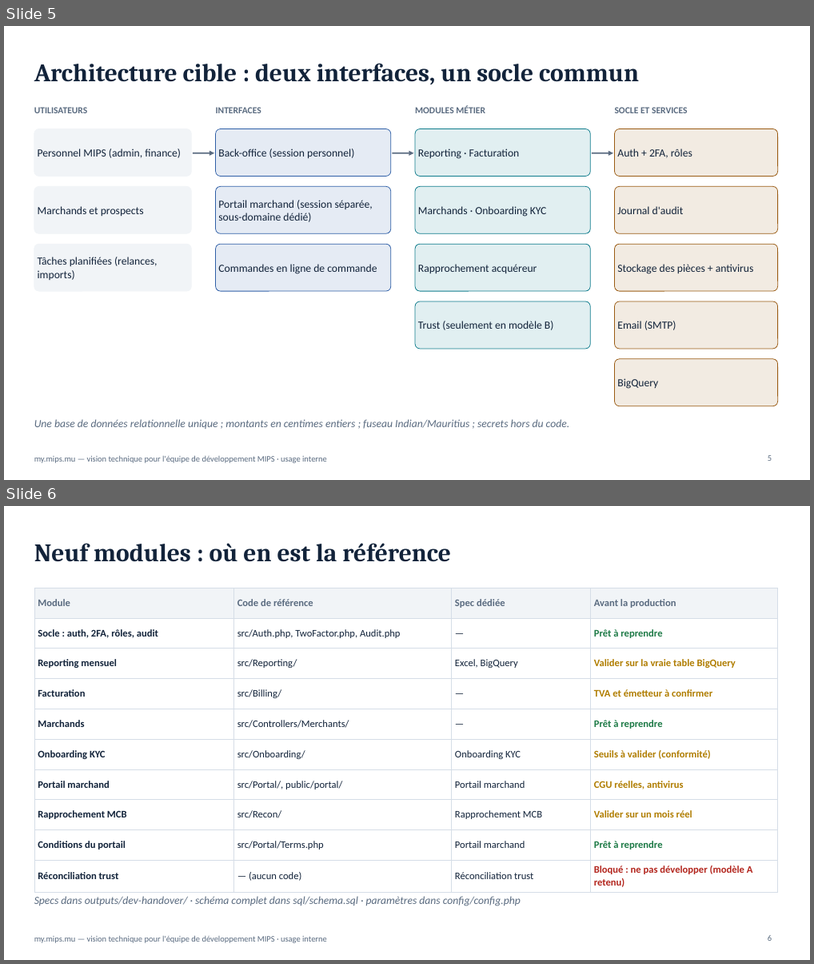
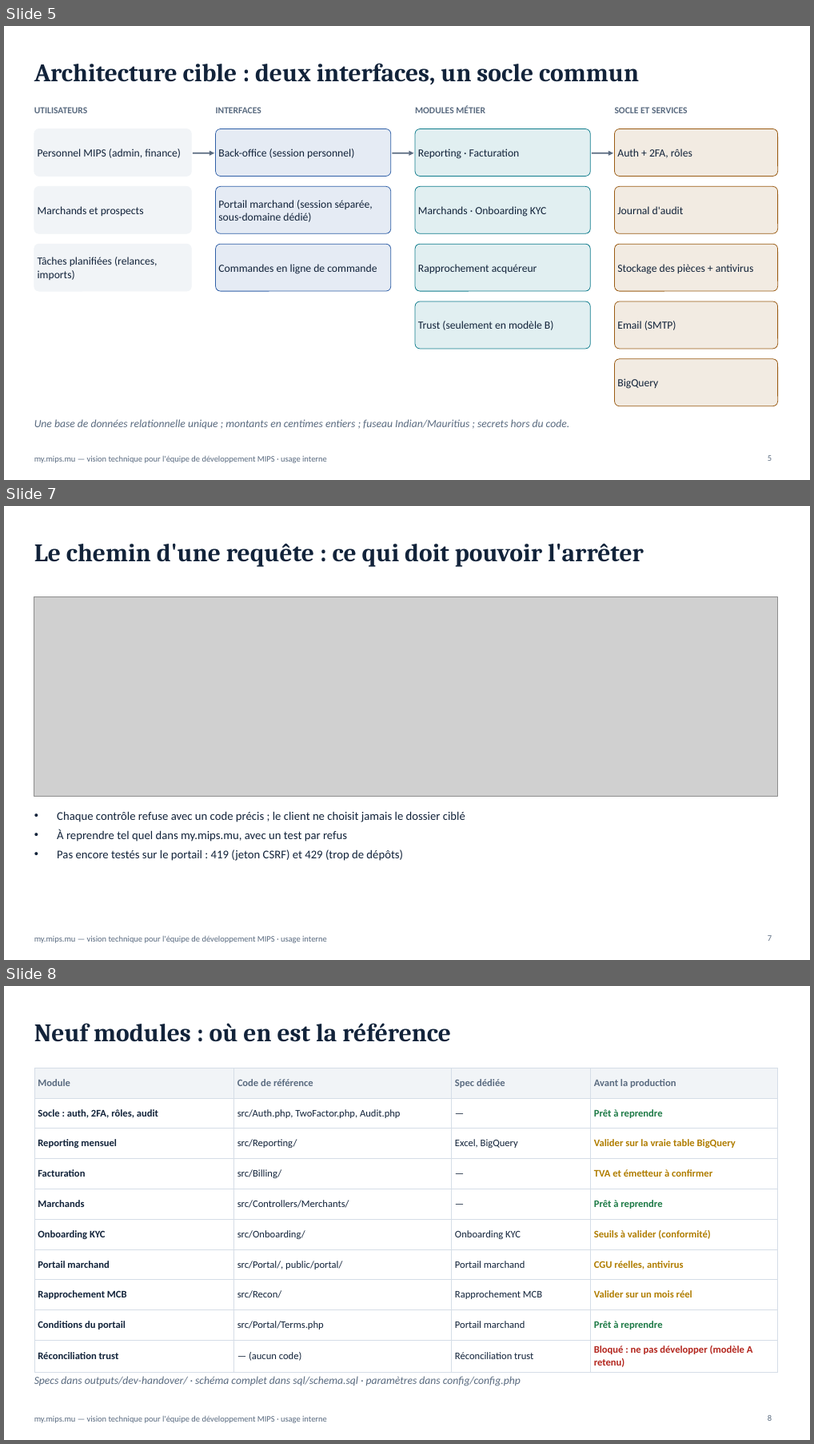
Before and after one commit to fmassonmips/mips-platform, a slide deck: outputs/recap/MIPS-vision-developpeurs.pptx. Shown one above the other, each under a label of ours: slides 5 and 6 before the commit, slides 5, 7 and 8 after it; the slides between them are not shown. The pictures are 814x964 and 814x1444 pixels, drawn with LibreOffice and Linux fonts; fonts in the diff are those of the drawing; grey boxes stand for pictures. Boxes give left, top, right and bottom in pixels: in the first picture for what was removed or moved away, otherwise in the second. Text is boxed around its words. In the diff, an @@ line names an element or a change of style, - is before the commit and + after.

```diff
--- a/outputs/recap/MIPS-vision-developpeurs.pptx
+++ b/outputs/recap/MIPS-vision-developpeurs.pptx
@@ slide 7 added at (4, 506, 810, 960), background #FFFFFF; not listed: 1 template element that a slide beside it also shows @@
@@ title added at (34, 544, 644, 567), 30 pt, text #12233A, bold @@
+Le chemin d'une requête : ce qui doit pouvoir l'arrêter
@@ picture added at (34, 596, 778, 796) @@
@@ text added at (57, 811, 466, 860), 14 pt, text #12233A @@
+• Chaque contrôle refuse avec un code précis ; le client ne choisit jamais le dossier ciblé
+• À reprendre tel quel dans my.mips.mu, avec un test par refus
+• Pas encore testés sur le portail : 419 (jeton CSRF) et 429 (trop de dépôts)
@@ page number added at (768, 935, 772, 940), 10 pt, text #5A6B80 @@
+7
@@ what was slide 6 is now slide 8 @@
```
Also in this commit, not shown: 1 other slide added, 2 other files.
